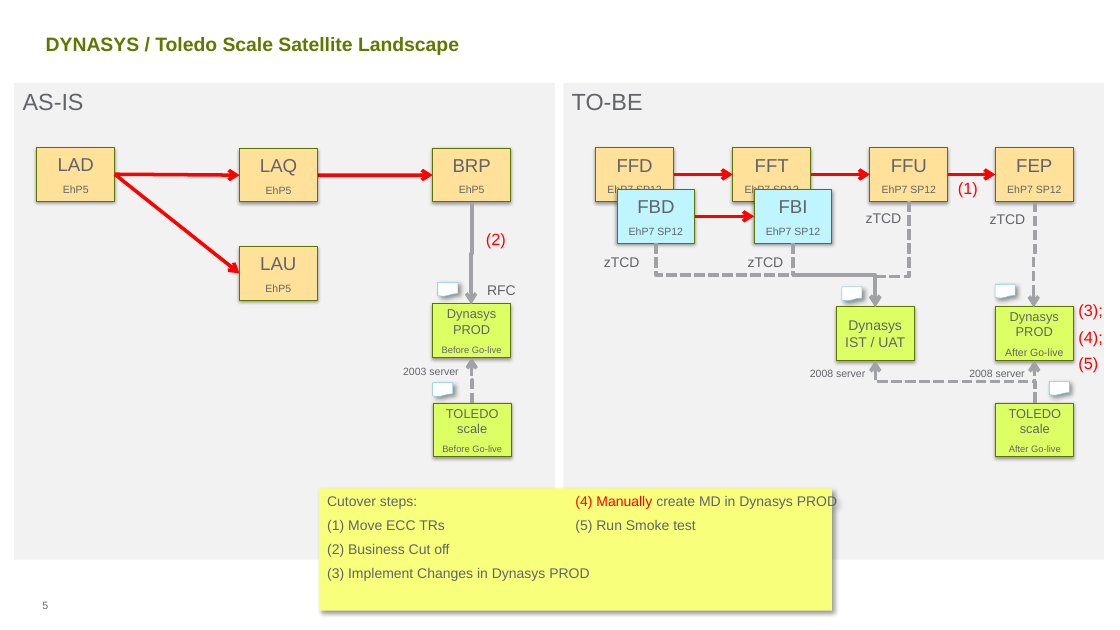
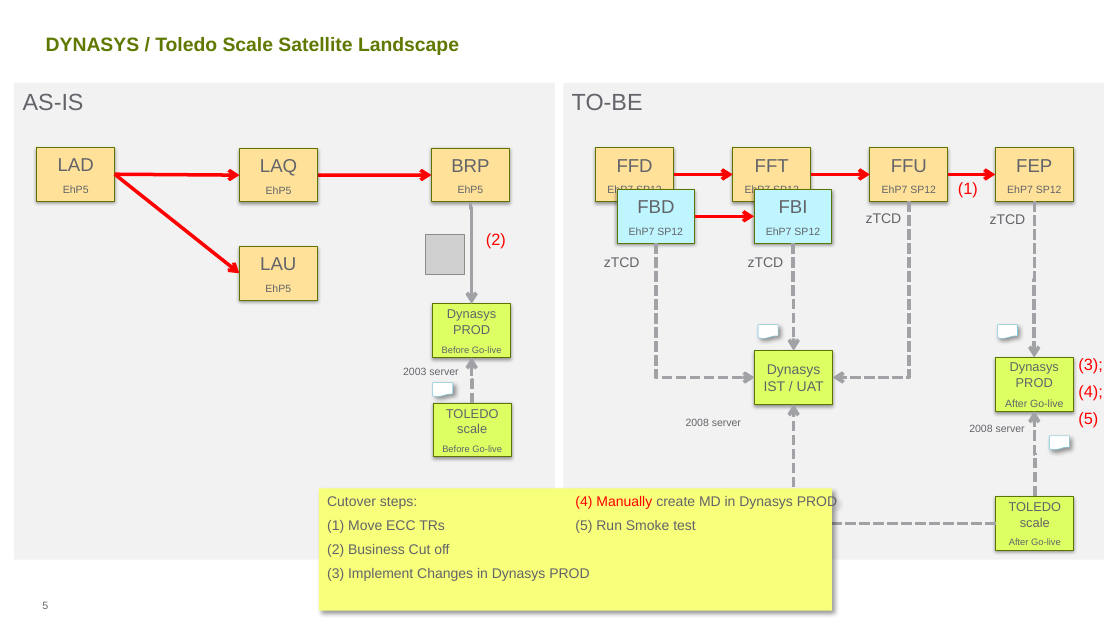
Before and after one commit to ldaher/syngenta-appmap, a slide deck: slide 5 of Satellite Status Report 20161107 vGC.PPTX. Drawn at 1120x630 pixels with LibreOffice and Linux fonts; fonts in the diff are those of the drawing; grey boxes stand for pictures; background and template pictures are left out. Boxes give left, top, right and bottom in pixels: in the first picture for what was removed or moved away, otherwise in the second. Text is boxed around its words. In the diff, an @@ line names an element or a change of style, - is before the commit and + after.

Commit message:
- Alteração slide Dynasys - Bookmark adicionado na planilha para Dynasys - Pasta asset para armazenar imagens

```diff
--- a/Satellite Status Report 20161107 vGC.PPTX
+++ b/Satellite Status Report 20161107 vGC.PPTX
@@ elbow arrow (471, 202) - (471, 304): route changed @@
@@ elbow arrow moved from (909, 202) - (875, 307) to (909, 202) - (833, 377) @@
@@ elbow arrow moved from (1035, 202) - (1034, 308) to (1034, 202) - (1034, 358) @@
@@ picture added at (x1=425, y1=234, x2=465, y2=274) @@
@@ elbow arrow moved from (656, 243) - (875, 307) to (656, 243) - (755, 377) @@
@@ elbow arrow moved from (793, 243) - (875, 307) to (793, 243) - (794, 350) @@
@@ flow chart document removed at (x1=438, y1=282, x2=458, y2=297) @@
@@ text removed at (x1=487, y1=285, x2=516, y2=295) @@
-RFC
@@ flow chart document moved from (x1=842, y1=287, x2=862, y2=301) to (x1=758, y1=324, x2=778, y2=339) @@
@@ flow chart document moved from (x1=996, y1=284, x2=1016, y2=298) to (x1=997, y1=324, x2=1017, y2=339) @@
@@ rectangle "Dynasys IST / UAT" moved from (x1=837, y1=307, x2=915, y2=360) to (x1=755, y1=350, x2=833, y2=404) @@
@@ rectangle "Dynasys PROD" moved from (x1=996, y1=307, x2=1074, y2=360) to (x1=996, y1=358, x2=1074, y2=412) @@
@@ text "2008 server" moved from (x1=810, y1=370, x2=865, y2=377) to (x1=686, y1=419, x2=741, y2=426) @@
@@ elbow arrow moved from (1035, 403) - (875, 360) to (996, 523) - (794, 404) @@
@@ elbow arrow moved from (1035, 403) - (1034, 360) to (1035, 497) - (1034, 411) @@
@@ 2 texts, 1 flow chart document moved together from (x1=969, y1=304, x2=1103, y2=396) to (x1=969, y1=358, x2=1103, y2=450) @@
@@ rectangle "TOLEDO scale" moved from (x1=996, y1=403, x2=1075, y2=457) to (x1=996, y1=497, x2=1075, y2=550) @@
```
Also in this commit, not shown: 2 other files.
